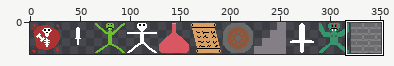
Two versions of one sprite sheet, resources/sheet.png. Above: a wide view before the commit, with the close-up outlined.
Close-up. As it was:
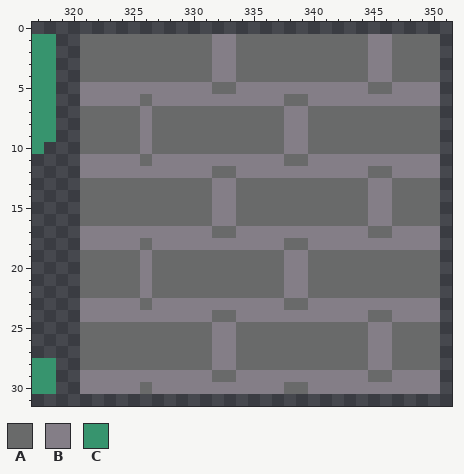
The file is 352x32 pixels. Shown: x 317..351, y 0..31.
Palette (. is transparent): A #696a6a  B #847e87  C #37946e
Pixels before, first column x 317:
 1 CC..AAAAAAAAAAABBAAAAAAAAAAABBAAAA
 2 CC..AAAAAAAAAAABBAAAAAAAAAAABBAAAA
 3 CC..AAAAAAAAAAABBAAAAAAAAAAABBAAAA
 4 CC..AAAAAAAAAAABBAAAAAAAAAAABBAAAA
 5 CC..BBBBBBBBBBBAABBBBBBBBBBBAABBBB
 6 CC..BBBBBABBBBBBBBBBBAABBBBBBBBBBB
 7 CC..AAAAABAAAAAAAAAAABBAAAAAAAAAAA
 8 CC..AAAAABAAAAAAAAAAABBAAAAAAAAAAA
 9 CC..AAAAABAAAAAAAAAAABBAAAAAAAAAAA
10 C...AAAAABAAAAAAAAAAABBAAAAAAAAAAA
11 ....BBBBBABBBBBBBBBBBAABBBBBBBBBBB
12 ....BBBBBBBBBBBAABBBBBBBBBBBAABBBB
13 ....AAAAAAAAAAABBAAAAAAAAAAABBAAAA
14 ....AAAAAAAAAAABBAAAAAAAAAAABBAAAA
15 ....AAAAAAAAAAABBAAAAAAAAAAABBAAAA
16 ....AAAAAAAAAAABBAAAAAAAAAAABBAAAA
17 ....BBBBBBBBBBBAABBBBBBBBBBBAABBBB
18 ....BBBBBABBBBBBBBBBBAABBBBBBBBBBB
19 ....AAAAABAAAAAAAAAAABBAAAAAAAAAAA
20 ....AAAAABAAAAAAAAAAABBAAAAAAAAAAA
21 ....AAAAABAAAAAAAAAAABBAAAAAAAAAAA
22 ....AAAAABAAAAAAAAAAABBAAAAAAAAAAA
23 ....BBBBBABBBBBBBBBBBAABBBBBBBBBBB
24 ....BBBBBBBBBBBAABBBBBBBBBBBAABBBB
25 ....AAAAAAAAAAABBAAAAAAAAAAABBAAAA
26 ....AAAAAAAAAAABBAAAAAAAAAAABBAAAA
27 ....AAAAAAAAAAABBAAAAAAAAAAABBAAAA
28 CC..AAAAAAAAAAABBAAAAAAAAAAABBAAAA
29 CC..BBBBBBBBBBBAABBBBBBBBBBBAABBBB
30 CC..BBBBBABBBBBBBBBBBAABBBBBBBBBBB
Now the later version:
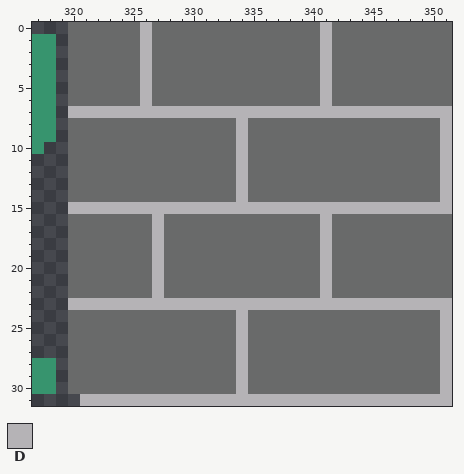
Colours new in this view: D #b5b3b6
The commit says: bettered wall sprite; remove unused deps
What changed:
y 0: x 320..351 ................................ -> AAAAAADAAAAAAAAAAAAAADAAAAAAAAAA
y 1..4: x 320 . -> A; x 326 A -> D; x 332..333 BB -> AA; x 341 A -> D; x 345..346 BB -> AA; x 351 . -> A
y 5: x 320..331 .BBBBBBBBBBB -> AAAAAADAAAAA; x 334..344 BBBBBBBBBBB -> AAAAAAADAAA; x 347..351 BBBB. -> AAAAA
y 6: x 320..337 .BBBBBABBBBBBBBBBB -> AAAAAADAAAAAAAAAAA; x 340..351 BBBBBBBBBBB. -> ADAAAAAAAAAA
y 7: x 320..351 .AAAAABAAAAAAAAAAABBAAAAAAAAAAA. -> DDDDDDDDDDDDDDDDDDDDDDDDDDDDDDDD
y 8..10: x 320 . -> A; x 326 B -> A; x 334 A -> D; x 338..339 BB -> AA; x 351 . -> D
y 11: x 320..325 .BBBBB -> AAAAAA; x 327..337 BBBBBBBBBBB -> AAAAAAADAAA; x 340..351 BBBBBBBBBBB. -> AAAAAAAAAAAD
y 12: x 320..331 .BBBBBBBBBBB -> AAAAAAAAAAAA; x 334..344 BBBBBBBBBBB -> DAAAAAAAAAA; x 347..351 BBBB. -> AAAAD
y 13..14: x 320 . -> A; x 332..334 BBA -> AAD; x 345..346 BB -> AA; x 351 . -> D
y 15: x 320..351 .AAAAAAAAAAABBAAAAAAAAAAABBAAAA. -> DDDDDDDDDDDDDDDDDDDDDDDDDDDDDDDD
y 16: x 320 . -> A; x 327 A -> D; x 332..333 BB -> AA; x 341 A -> D; x 345..346 BB -> AA; x 351 . -> A
y 17: x 320..331 .BBBBBBBBBBB -> AAAAAAADAAAA; x 334..344 BBBBBBBBBBB -> AAAAAAADAAA; x 347..351 BBBB. -> AAAAA
y 18: x 320..325 .BBBBB -> AAAAAA; x 327..337 BBBBBBBBBBB -> DAAAAAAAAAA; x 340..351 BBBBBBBBBBB. -> ADAAAAAAAAAA
y 19..22: x 320 . -> A; x 326..327 BA -> AD; x 338..339 BB -> AA; x 341 A -> D; x 351 . -> A
y 23: x 320..351 .BBBBBABBBBBBBBBBBAABBBBBBBBBBB. -> DDDDDDDDDDDDDDDDDDDDDDDDDDDDDDDD
y 24: x 320..331 .BBBBBBBBBBB -> AAAAAAAAAAAA; x 334..344 BBBBBBBBBBB -> DAAAAAAAAAA; x 347..351 BBBB. -> AAAAD
y 25..28: x 320 . -> A; x 332..334 BBA -> AAD; x 345..346 BB -> AA; x 351 . -> D
y 29: x 320..331 .BBBBBBBBBBB -> AAAAAAAAAAAA; x 334..344 BBBBBBBBBBB -> DAAAAAAAAAA; x 347..351 BBBB. -> AAAAD
y 30: x 320..325 .BBBBB -> AAAAAA; x 327..337 BBBBBBBBBBB -> AAAAAAADAAA; x 340..351 BBBBBBBBBBB. -> AAAAAAAAAAAD
y 31: x 321..351 ............................... -> DDDDDDDDDDDDDDDDDDDDDDDDDDDDDDD
Where, in picture pixels (left, top, right, bottom), the same in both close-ups:
changed: (68, 22, 452, 406)
